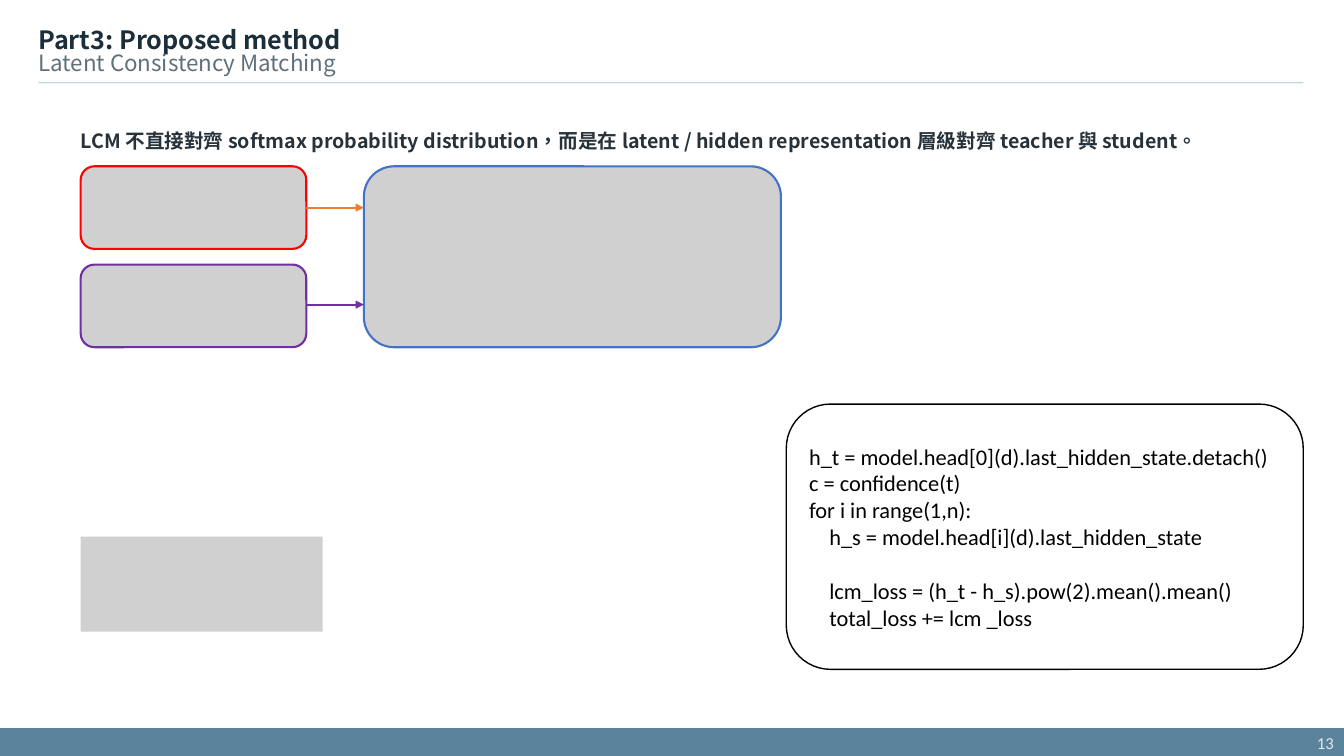
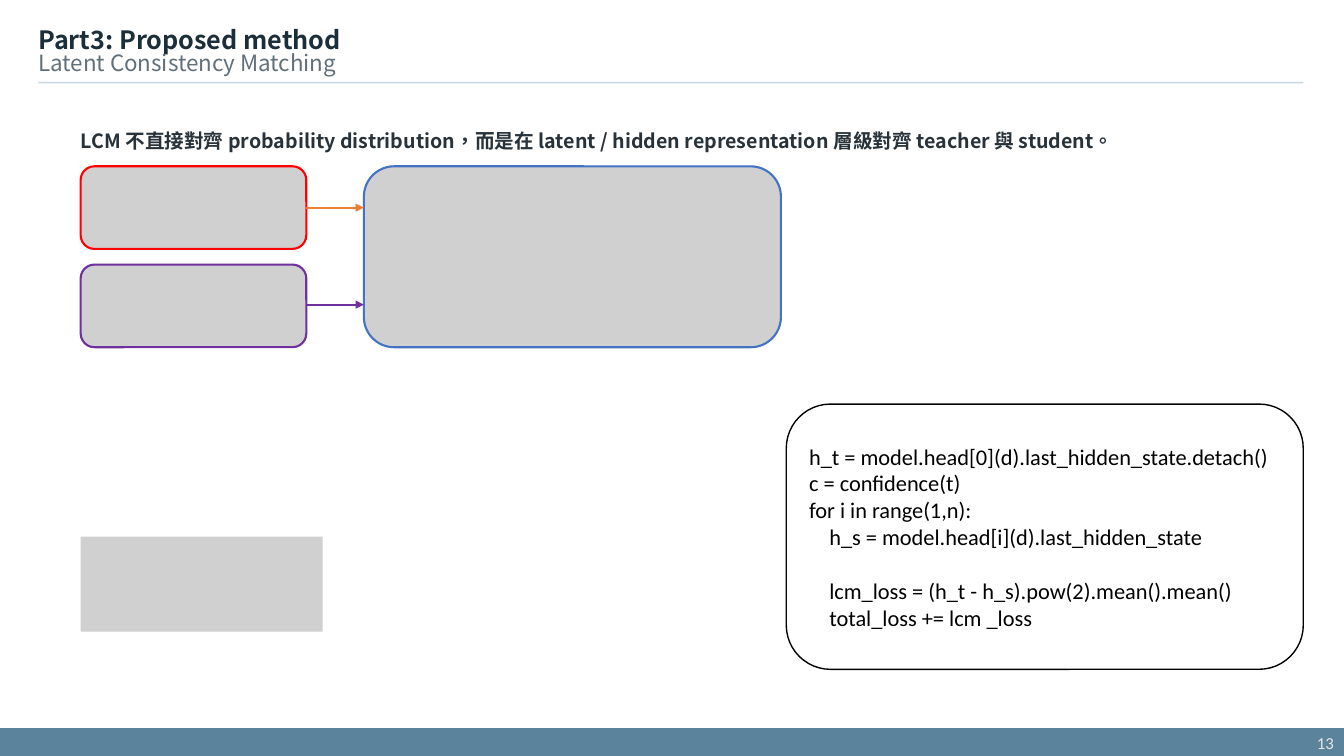
Before and after one commit to xdfg12456/llama-mtp, a slide deck: slide 13 of doc/mtp_with_consistency_method_v2.pptx. Drawn at 1344x756 pixels with LibreOffice and Linux fonts; fonts in the diff are those of the drawing; grey boxes stand for pictures. Boxes give left, top, right and bottom in pixels: in the first picture for what was removed or moved away, otherwise in the second. Text is boxed around its words. In the diff, an @@ line names an element or a change of style, - is before the commit and + after.

```diff
--- a/doc/mtp_with_consistency_method_v2.pptx
+++ b/doc/mtp_with_consistency_method_v2.pptx
@@ text at box(81, 131, 1114, 153): text changed @@
-LCM 不直接對齊 softmax probability distribution，而是在 latent / hidden representation 層級對齊 teacher 與 student。
+LCM 不直接對齊 probability distribution，而是在 latent / hidden representation 層級對齊 teacher 與 student。
```
Also in this commit, not shown: 13 other slides changed.
